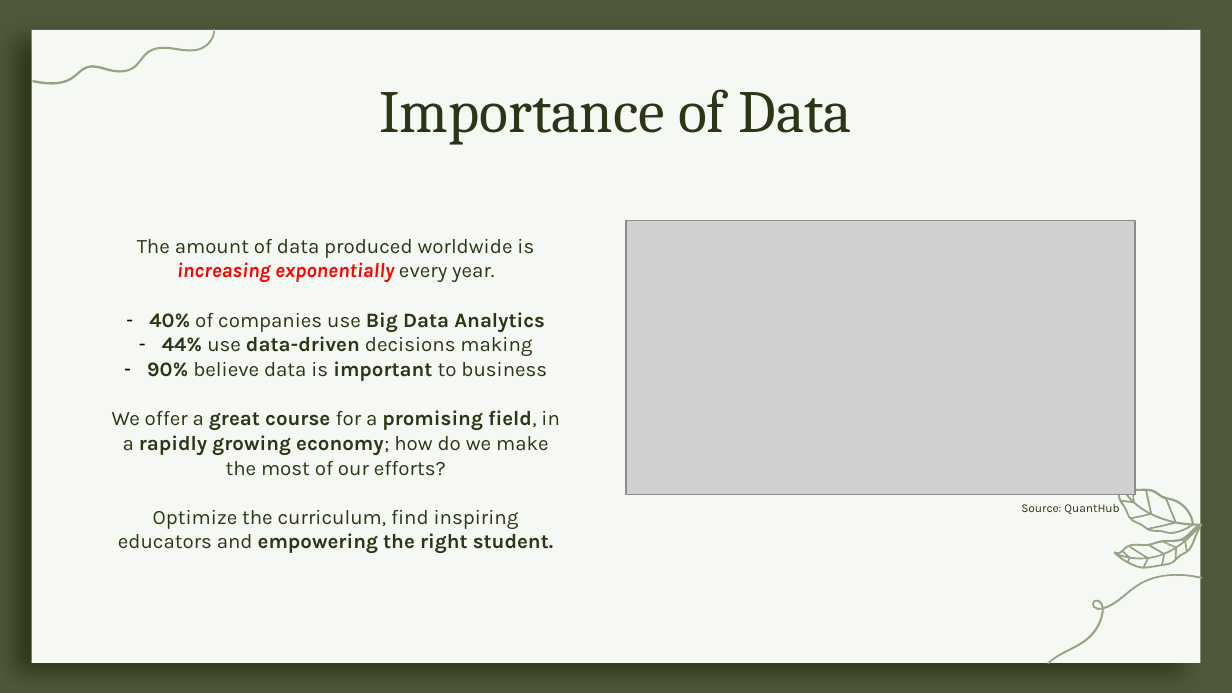
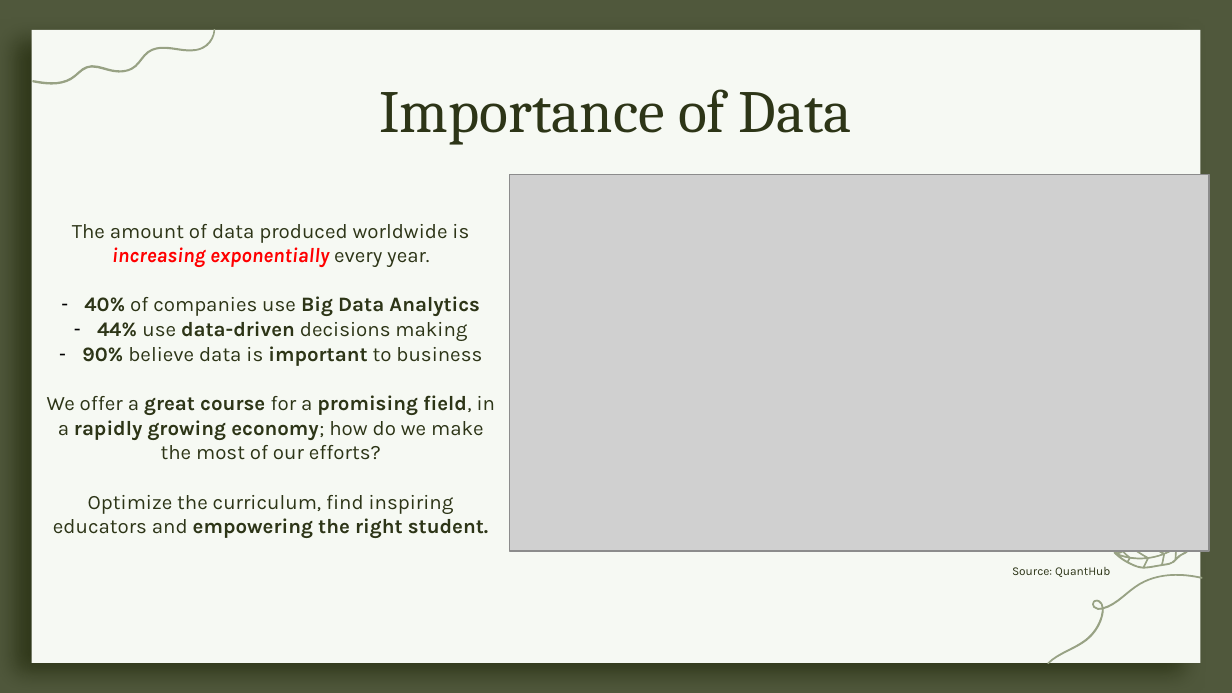
Before and after one commit to sydneycally-inclane-2812/data_vis_uni2024, a slide deck: slide 2 of presentation.pptx. Drawn at 1232x693 pixels with LibreOffice and Linux fonts; fonts in the diff are those of the drawing; grey boxes stand for pictures. Boxes give left, top, right and bottom in pixels: in the first picture for what was removed or moved away, otherwise in the second. Text is boxed around its words. In the diff, an @@ line names an element or a change of style, - is before the commit and + after.

```diff
--- a/presentation.pptx
+++ b/presentation.pptx
@@ picture: place and size @@
-picture at <box>626,221,1135,494</box>
+picture at <box>510,175,1210,552</box>
@@ subtitle "The amount of data produced ...": place and size @@
-subtitle "The amount of data produced ..." at <box>112,239,559,553</box>
+subtitle "The amount of data produced ..." at <box>47,224,495,538</box>
@@ text "Source: QuantHub": place and size @@
-text "Source: QuantHub" at <box>1021,504,1119,514</box>
+text "Source: QuantHub" at <box>1012,567,1110,577</box>
```
Also in this commit, not shown: 7 other slides changed, 3 other files.
